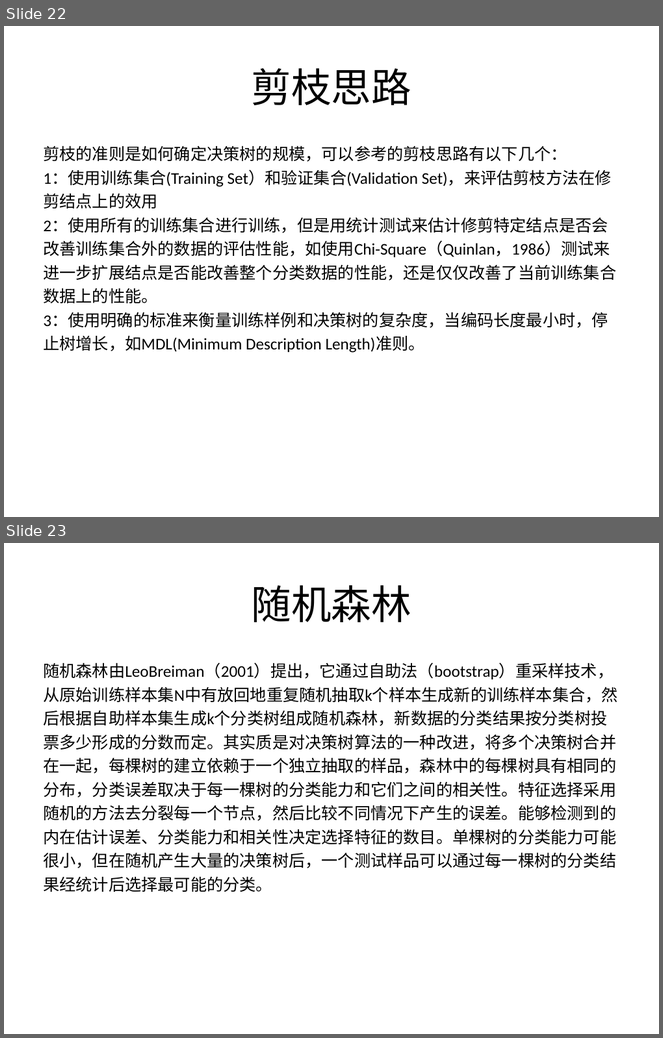
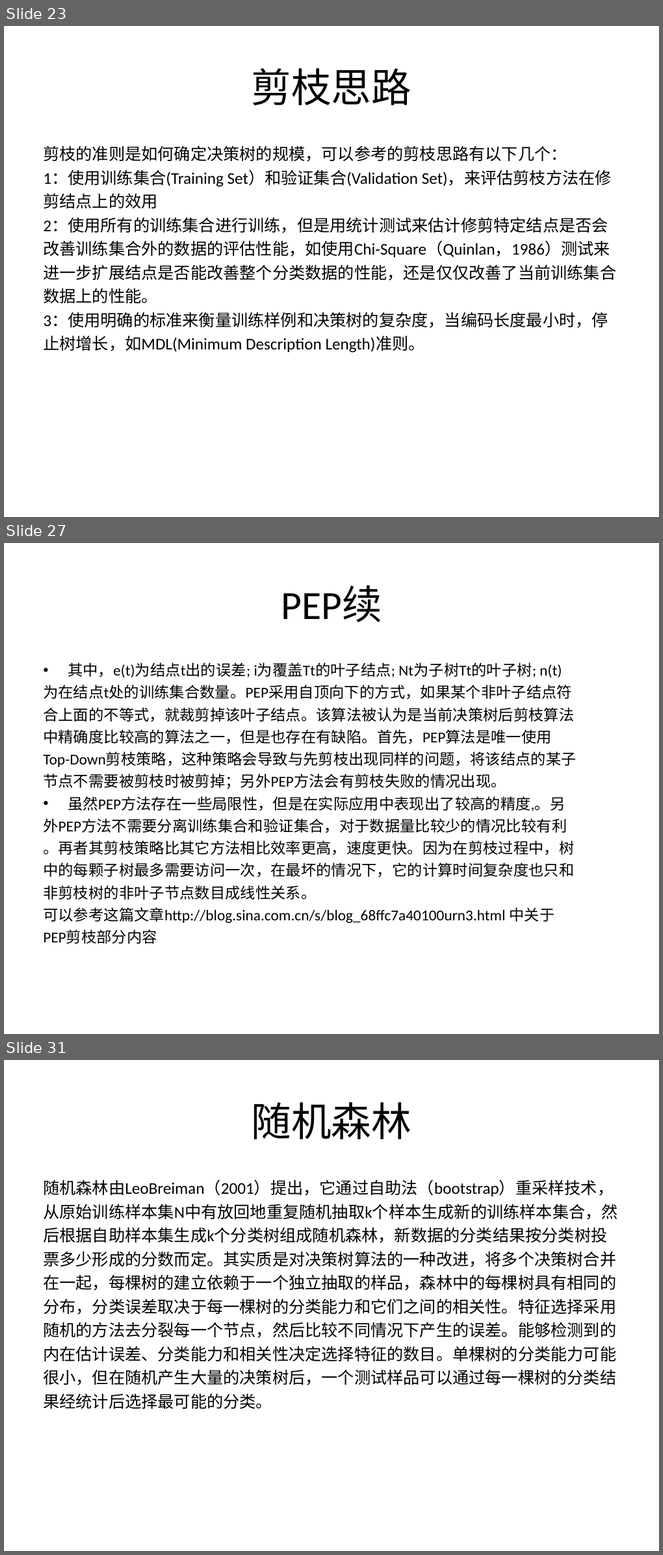
Before and after one commit to fighting-one-piece/shell-scripts, a slide deck: data_mining/src/main/resources/doc/decisiontree.ppt. Shown one above the other, each under a label of ours: slides 22 and 23 before the commit, slides 23, 27 and 31 after it; the slides between them are not shown. The pictures are 663x1038 and 663x1555 pixels, drawn with LibreOffice and Linux fonts; fonts in the diff are those of the drawing. Boxes give left, top, right and bottom in pixels: in the first picture for what was removed or moved away, otherwise in the second. Text is boxed around its words. In the diff, an @@ line names an element or a change of style, - is before the commit and + after.

```diff
--- a/data_mining/src/main/resources/doc/decisiontree.ppt
+++ b/data_mining/src/main/resources/doc/decisiontree.ppt
@@ slide 27 added at <box>4,543,659,1034</box>, background #FFFFFF @@
@@ title added at <box>281,586,382,622</box>, 44 pt, text #000000 @@
+PEP续
@@ text added at <box>43,663,576,944</box>, 16.6 pt, text #000000 @@
+• 其中，e(t)为结点t出的误差; i为覆盖Tt的叶子结点; Nt为子树Tt的叶子树; n(t)
+为在结点t处的训练集合数量。PEP采用自顶向下的方式，如果某个非叶子结点符
+合上面的不等式，就裁剪掉该叶子结点。该算法被认为是当前决策树后剪枝算法
+中精确度比较高的算法之一，但是也存在有缺陷。首先，PEP算法是唯一使用
+Top-Down剪枝策略，这种策略会导致与先剪枝出现同样的问题，将该结点的某子
+节点不需要被剪枝时被剪掉；另外PEP方法会有剪枝失败的情况出现。
+• 虽然PEP方法存在一些局限性，但是在实际应用中表现出了较高的精度,。另
+外PEP方法不需要分离训练集合和验证集合，对于数据量比较少的情况比较有利
+。再者其剪枝策略比其它方法相比效率更高，速度更快。因为在剪枝过程中，树
+中的每颗子树最多需要访问一次，在最坏的情况下，它的计算时间复杂度也只和
+非剪枝树的非叶子节点数目成线性关系。
+可以参考这篇文章http://blog.sina.com.cn/s/blog_68ffc7a40100urn3.html 中关于
+PEP剪枝部分内容
@@ what was slide 22 is now slide 23 @@
@@ what was slide 23 is now slide 31 @@
```
Also in this commit, not shown: 1 slide changed, 9 other slides added, 6 other files.
